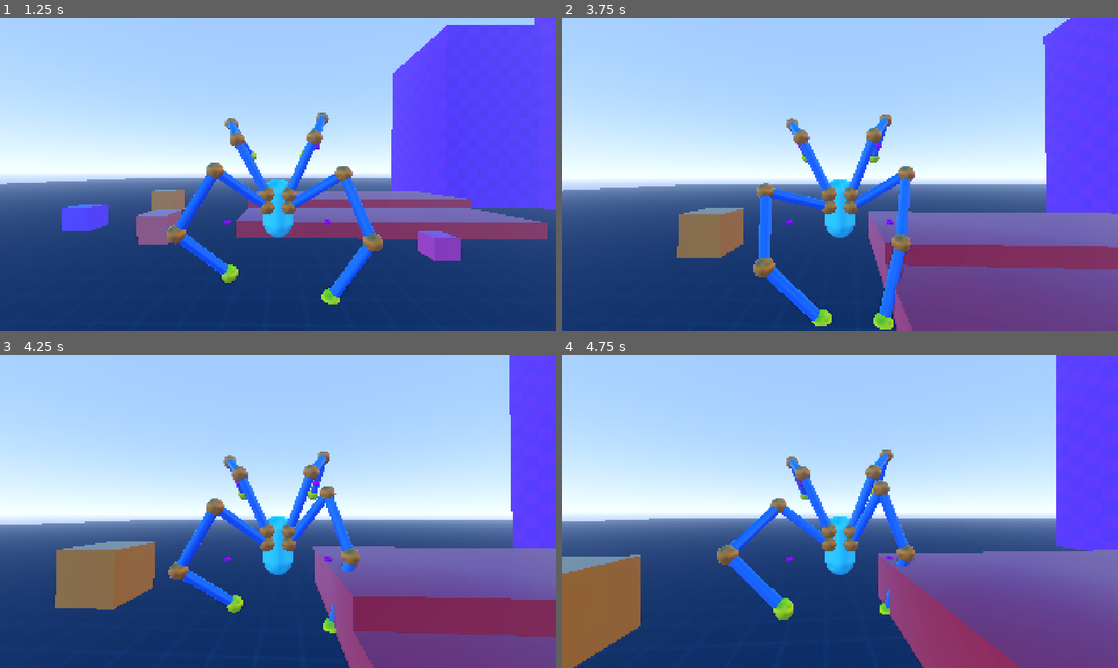
Above: before the commit, frames 1-4 (two rows, left to right).
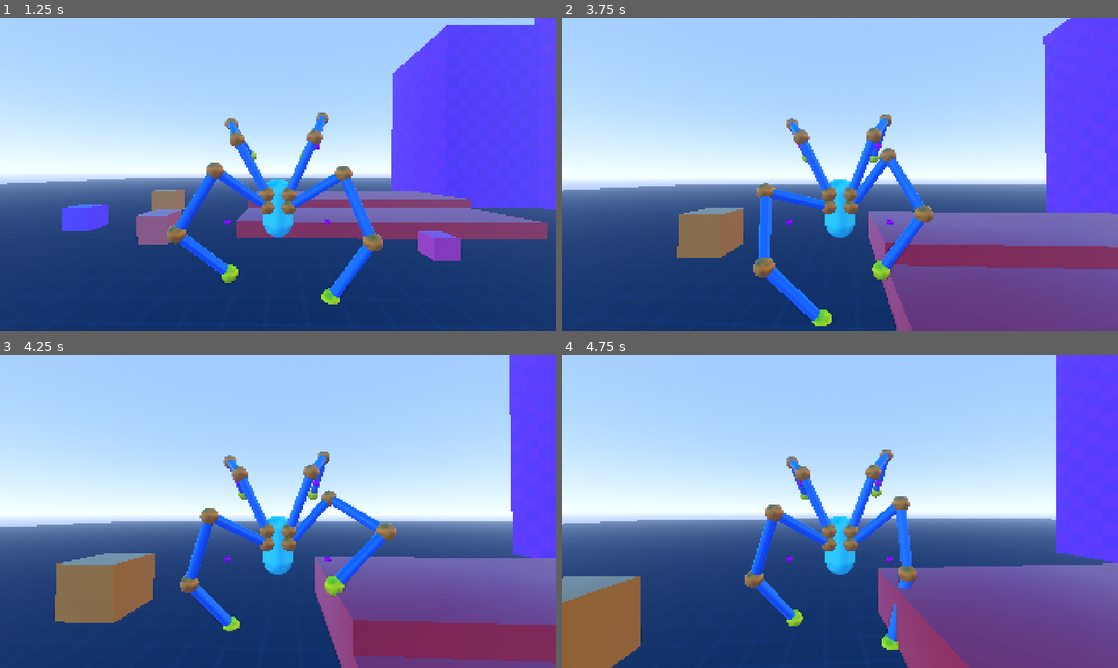
Above: after the commit, the same moments.

Repository: lliamsymonds04/doc-oc
Game: Godot game, scene res://main.tscn
Same seed, same stepped clock (60 frames per second), same inputs: the game is played once before the commit and once after it.
Inputs (mouse positions are in pixels of both pictures, inside the frame that each line leads up to):
- Up to frame 1 (1.25 s): move the mouse to (272, 180) at 0.52 s; hold W (forward) from 0.53 s (still down)
- Up to frame 2 (3.75 s): move the mouse to (878, 177) at 1.27 s; move the mouse to (795, 171) at 2.02 s; move the mouse to (845, 174) at 2.77 s; release W (forward) at 2.78 s; hold A (left) 2.78-3.53 s; move the mouse to (817, 168) at 3.52 s; hold W (forward) from 3.53 s (still down)
- Up to frame 3 (4.25 s): keep holding W (forward)
- Up to frame 4 (4.75 s): keep holding W (forward); move the mouse to (867, 511) at 4.27 s

Frame 1 is identical in both runs. In frame 2, 2.4% of the frame differs, in the area x 52-67%, y 41-100%; in frame 3, 14%, in the area x 0-100%, y 42-100%; in frame 4, 10%.

Commit message:
feat: shape casting instead of raycasting for mounts

Diff:
--- a/systems/inverse_kinematics/arm_mount.gd
+++ b/systems/inverse_kinematics/arm_mount.gd
@@ -20,6 +20,7 @@
 @onready var wall_target: Node3D = $WallTarget
 
 var raycast_config: ArmRaycastConfig
+var _cast_sphere: SphereShape3D
 var arm: BasicArm
 var step_target: Variant
 var anchor: Node3D
@@ -49,6 +50,9 @@
 	arm.anchor = anchor
 	arm.pole = pole
 	add_child(arm)
+
+	_cast_sphere = SphereShape3D.new()
+	_cast_sphere.radius = raycast_config.shape_cast_radius
 
 	return arm
 
@@ -89,9 +93,6 @@
 	elif idle_target != null:
 		arm.target = compute_idle_target()
 
-func can_step() -> bool:
-	return step_target != null and ((arm.is_grounded() and horizontal_mount.arm.is_grounded()) or arm.is_fully_extended())
-
 func get_step_distance() -> float:
 	if step_target == null:
 		return INF
@@ -121,17 +122,7 @@
 
 func _get_surface_hit(from: Vector3, direction: Vector3, distance: float) -> Variant:
 	var space := get_world_3d().direct_space_state
-	var ray_origin = from - direction * distance
-	var query := PhysicsRayQueryParameters3D.create(ray_origin, ray_origin + direction * distance * 2, ~2)
-
-	var result := space.intersect_ray(query)
-	if result.is_empty():
-		return null
-
-	return {
-		"position": result["position"],
-		"normal": result["normal"],
-	}
+	return RaycastUtil.shape_cast(space, _cast_sphere, from, direction * distance, ~2)
 
 func set_apply_floor(should_apply: bool) -> void:
 	arm.solver.should_apply_floor = should_apply
--- a/systems/inverse_kinematics/arm_raycast_config.gd
+++ b/systems/inverse_kinematics/arm_raycast_config.gd
@@ -7,3 +7,4 @@
 @export var wall_raycast_distance: float = 1.5
 @export var wall_inside_cornering_raycast_distance: float = 4.0
 @export var wall_outside_ray_lead: float = 3.0
+@export var shape_cast_radius: float = 0.1
--- a/systems/player/states/grounded_state.gd
+++ b/systems/player/states/grounded_state.gd
@@ -48,7 +48,9 @@
 
 	for mount in p.arm_mounts:
 		mount.update_step(p.velocity, dt)
-		if mount.can_step():
+		var can_step: bool = mount.step_target != null and ((mount.arm.is_grounded()
+			and mount.horizontal_mount.arm.is_grounded()) or mount.arm.is_fully_extended())
+		if can_step:
 			var dist = mount.get_step_distance()
 			if dist > furthest_distance:
 				furthest_distance = dist
--- /dev/null
+++ b/systems/util/raycast_util.gd
@@ -0,0 +1,24 @@
+extends RefCounted
+class_name RaycastUtil
+
+static func shape_cast(space: PhysicsDirectSpaceState3D, shape: Shape3D, origin: Vector3, motion: Vector3, mask: int) -> Variant:
+	var params := PhysicsShapeQueryParameters3D.new()
+	params.shape = shape
+	params.transform = Transform3D(Basis.IDENTITY, origin)
+	params.collision_mask = mask
+	params.motion = motion
+
+	var sweep := space.cast_motion(params)
+	var safe: float = sweep[0]  # [safe_fraction, unsafe_fraction]
+	if safe >= 1.0:
+		return null
+
+	params.transform = Transform3D(Basis.IDENTITY, origin + motion * safe)
+	var rest := space.get_rest_info(params)
+	if rest.is_empty():
+		params.transform = Transform3D(Basis.IDENTITY, origin + motion * minf(safe + 0.02, 1.0))
+		rest = space.get_rest_info(params)
+	if rest.is_empty():
+		return null
+
+	return {"position": rest["point"], "normal": rest["normal"]}
Not shown, added: systems/util/raycast_util.gd.uid
